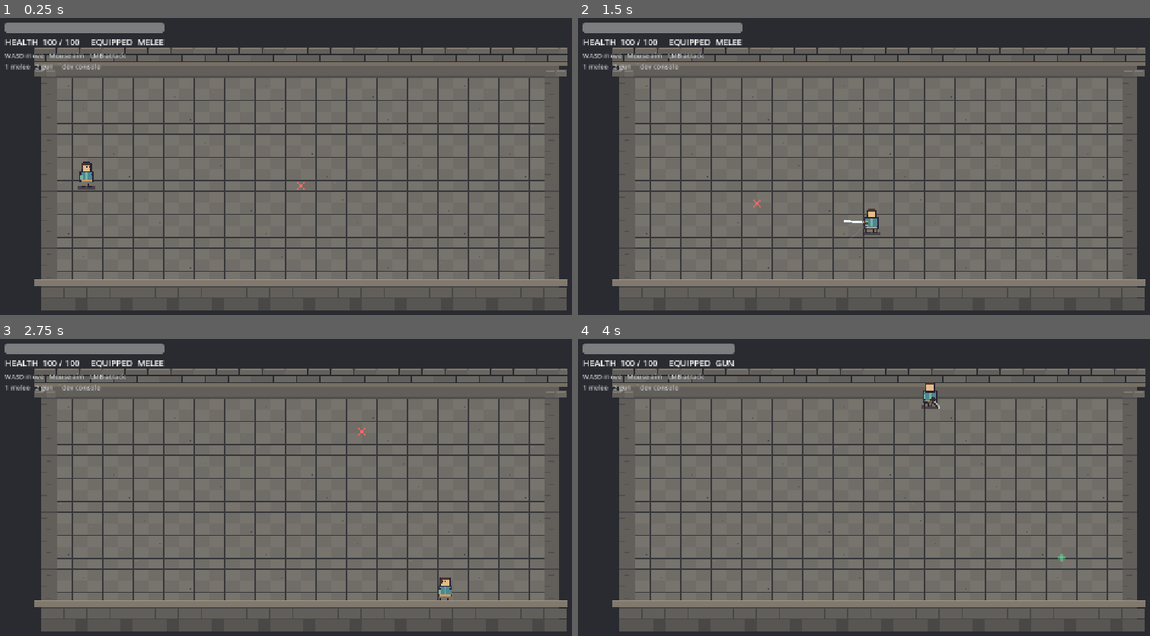
Above: before the commit, frames 1-4 (two rows, left to right).
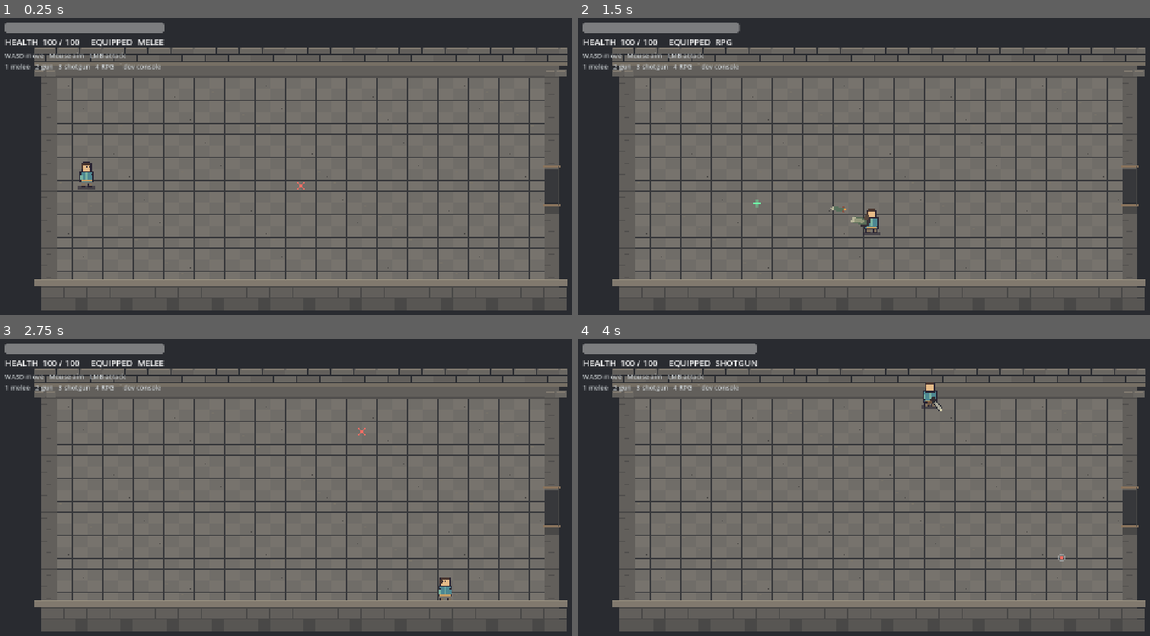
Above: after the commit, the same moments.

Repository: manbeast945/Cmbat_Mechs
Game: Godot game, scene res://scenes/arena.tscn
Two runs of this game, one before a commit and one after it. Both use one fixed random seed, a clock stepped at 60 frames per second and the inputs below.
Inputs (mouse positions are in pixels of both pictures, inside the frame that each line leads up to):
- Up to frame 1 (0.25 s): no input
- Up to frame 2 (1.5 s): tap Enter at 0.5 s; move the mouse to (1012, 169) at 0.52 s; hold D 0.53-1.28 s; hold 3 0.53-1.28 s; click (1012, 169) at 0.67 s; tap Space at 0.77 s; tap 4 at 0.8, 1.35 s; move the mouse to (755, 202) at 1.27 s; hold S from 1.28 s (still down); click (755, 202) at 1.42 s
- Up to frame 3 (2.75 s): tap Space at 1.52, 2 s; tap 1 at 1.55 s; move the mouse to (360, 431) at 2.02 s; release S at 2.03 s; hold D from 2.03 s (still down); hold 1 from 2.03 s (still down); click (360, 431) at 2.17 s; tap 2 at 2.3 s
- Up to frame 4 (4 s): move the mouse to (846, 576) at 2.77 s; release D at 2.78 s; release 1 at 2.78 s; hold W 2.78-3.53 s; tap 2 at 2.85 s; click (846, 576) at 2.92 s; tap Space at 3.02, 3.77 s; tap 3 at 3.05 s; move the mouse to (1064, 558) at 3.52 s; hold A from 3.53 s (still down); hold 3 from 3.53 s (still down); click (1064, 558) at 3.67 s; tap 4 at 3.8 s

The runs differ from the first frame. In frame 1, 0.5% of the frame differs, in the area x 10-99%, y 15-66%; in frame 2, 0.8%; in frame 3, 0.5%; in frame 4, 0.8%, in the area x 10-99%, y 1-75%.

Commit message:
add endless wave room and weapon hotkeys

Diff:
--- a/Cmbat_Mechs/scripts/arena.gd
+++ b/Cmbat_Mechs/scripts/arena.gd
@@ -8,25 +8,34 @@
 const BRUTE_SCENE: PackedScene = preload("res://scenes/brute.tscn")
 const JUMPER_SCENE: PackedScene = preload("res://scenes/jumper.tscn")
 const STICKER_SCENE: PackedScene = preload("res://scenes/sticker.tscn")
+const TEST_ROOM_SCENE: PackedScene = preload("res://scenes/test_room.tscn")
+const WAVE_ROOM_SCENE: PackedScene = preload("res://scenes/wave_room.tscn")
 const HUD_SCENE: PackedScene = preload("res://scenes/hud.tscn")
 const DEV_CONSOLE_SCRIPT = preload("res://Cmbat_Mechs/scripts/dev_console.gd")
 
 @export_range(0.1, 4.0, 0.1) var prototype_time_scale := 2.0
 
-@onready var test_room: CombatTestRoom = $TestRoom
-
 var actor_layer: Node2D
+var room_container: Node2D
+var front_wall: Node2D
+var current_room: CombatTestRoom
+var player: CombatPlayer
+var enemy_scenes: Dictionary = {}
+var console: CombatDevConsole
+var transition_pending := false
 var previous_time_scale := 1.0
 
 func _ready() -> void:
 	previous_time_scale = Engine.time_scale
 	Engine.time_scale = prototype_time_scale
-	actor_layer = test_room.actor_container()
-	var player: CombatPlayer = PLAYER_SCENE.instantiate()
+	room_container = $RoomContainer
+	actor_layer = $Actors
+	front_wall = $Actors/FrontWall
+	player = PLAYER_SCENE.instantiate()
 	player.position = Vector2(190.0, 360.0)
 	actor_layer.add_child(player)
 
-	var enemy_scenes := {
+	enemy_scenes = {
 		"slime": SLIME_SCENE,
 		"zombie": ZOMBIE_SCENE,
 		"runner": RUNNER_SCENE,
@@ -40,9 +49,49 @@
 	add_child(hud)
 	hud.bind_player(player)
 
-	var console = DEV_CONSOLE_SCRIPT.new()
+	console = DEV_CONSOLE_SCRIPT.new()
 	add_child(console)
 	console.configure(enemy_scenes, actor_layer, player)
+	_activate_room(TEST_ROOM_SCENE, Vector2(190.0, 360.0))
+
+func _activate_room(room_scene: PackedScene, player_position: Vector2) -> void:
+	var room := room_scene.instantiate() as CombatTestRoom
+	if room == null:
+		push_error("Could not instantiate combat room scene.")
+		return
+	current_room = room
+	room_container.add_child(current_room)
+	current_room.doorway_entered.connect(_on_doorway_entered)
+	player.position = player_position
+	if current_room is CombatWaveRoom:
+		(current_room as CombatWaveRoom).configure(enemy_scenes, actor_layer, player)
+	console.configure(enemy_scenes, actor_layer, player)
+
+func _on_doorway_entered(door_side: int) -> void:
+	if transition_pending:
+		return
+	transition_pending = true
+	var entering_wave_room := door_side == CombatTestRoom.DoorSide.RIGHT
+	call_deferred("_swap_room", entering_wave_room)
+
+func _swap_room(entering_wave_room: bool) -> void:
+	if current_room == null or not is_instance_valid(current_room):
+		transition_pending = false
+		return
+	_clear_room_actors()
+	room_container.remove_child(current_room)
+	current_room.queue_free()
+	var destination_scene := WAVE_ROOM_SCENE if entering_wave_room else TEST_ROOM_SCENE
+	var destination_position := Vector2(180.0, 360.0) if entering_wave_room else Vector2(1100.0, 360.0)
+	_activate_room(destination_scene, destination_position)
+	transition_pending = false
+
+func _clear_room_actors() -> void:
+	for actor: Node in actor_layer.get_children():
+		if actor == player or actor == front_wall:
+			continue
+		actor_layer.remove_child(actor)
+		actor.queue_free()
 
 func _exit_tree() -> void:
 	Engine.time_scale = previous_time_scale
--- a/Cmbat_Mechs/scripts/hud.gd
+++ b/Cmbat_Mechs/scripts/hud.gd
@@ -27,7 +27,7 @@
 	panel.add_child(status_label)
 
 	hint_label = Label.new()
-	hint_label.text = "WASD move   Mouse aim   LMB attack\n1 melee   2 gun   ` dev console"
+	hint_label.text = "WASD move   Mouse aim   LMB attack\n1 melee   2 gun   3 shotgun   4 RPG   ` dev console"
 	hint_label.modulate = Color(0.78, 0.8, 0.81)
 	hint_label.add_theme_font_size_override("font_size", 14)
 	panel.add_child(hint_label)
--- a/Cmbat_Mechs/scripts/player.gd
+++ b/Cmbat_Mechs/scripts/player.gd
@@ -62,9 +62,13 @@
 	move_and_slide()
 
 	if Input.is_key_pressed(KEY_1):
-		equip(0)
+		equip_weapon_by_name("melee")
 	elif Input.is_key_pressed(KEY_2):
-		equip(1)
+		equip_weapon_by_name("gun")
+	elif Input.is_key_pressed(KEY_3):
+		equip_weapon_by_name("shotgun")
+	elif Input.is_key_pressed(KEY_4):
+		equip_weapon_by_name("rpg")
 
 	var attack_down := Input.is_mouse_button_pressed(MOUSE_BUTTON_LEFT)
 	if attack_down and not was_attack_down:
--- a/Cmbat_Mechs/scripts/room_visuals.gd
+++ b/Cmbat_Mechs/scripts/room_visuals.gd
@@ -1,6 +1,8 @@
 extends Node2D
 
 const FLOOR_RECT := Rect2(Vector2(128.0, 132.0), Vector2(1024.0, 440.0))
+const DOOR_CENTER_Y := 360.0
+const DOOR_OPENING_HEIGHT := 80.0
 const TILE_WIDTH := 32
 const TILE_HEIGHT := 24
 
@@ -21,6 +23,9 @@
 
 func _draw_floor() -> void:
 	draw_rect(FLOOR_RECT, GROUT)
+	# Continue the floor through either side doorway so the passage reads as open.
+	draw_rect(Rect2(Vector2(96.0, DOOR_CENTER_Y - 36.0), Vector2(32.0, 72.0)), GROUT)
+	draw_rect(Rect2(Vector2(1152.0, DOOR_CENTER_Y - 36.0), Vector2(32.0, 72.0)), GROUT)
 	var rows := int(FLOOR_RECT.size.y / TILE_HEIGHT)
 	var columns := int(FLOOR_RECT.size.x / TILE_WIDTH)
 	for row in range(rows):
@@ -43,18 +48,39 @@
 	draw_rect(Rect2(Vector2(96.0, 128.0), Vector2(1088.0, 4.0)), STONE_DARK)
 
 func _draw_side_walls() -> void:
-	draw_rect(Rect2(Vector2(96.0, 132.0), Vector2(32.0, 456.0)), WALL_SIDE)
-	draw_rect(Rect2(Vector2(1152.0, 132.0), Vector2(32.0, 456.0)), WALL_SIDE)
+	var room := get_parent() as CombatTestRoom
+	var left_has_door := room != null and room.door_side == CombatTestRoom.DoorSide.LEFT
+	var right_has_door := room != null and room.door_side == CombatTestRoom.DoorSide.RIGHT
+	_draw_side_wall(96.0, left_has_door)
+	_draw_side_wall(1152.0, right_has_door)
 	_draw_brick_course(Vector2(80.0, 116.0), Vector2(48.0, 16.0), 24, 0)
 	_draw_brick_course(Vector2(1152.0, 116.0), Vector2(48.0, 16.0), 24, 0)
+	if left_has_door:
+		_draw_door_frame(96.0)
+	if right_has_door:
+		_draw_door_frame(1152.0)
+
+func _draw_side_wall(x: float, has_door: bool) -> void:
+	var opening_top := DOOR_CENTER_Y - DOOR_OPENING_HEIGHT * 0.5
+	var opening_bottom := DOOR_CENTER_Y + DOOR_OPENING_HEIGHT * 0.5
+	if has_door:
+		draw_rect(Rect2(Vector2(x, 132.0), Vector2(32.0, opening_top - 132.0)), WALL_SIDE)
+		draw_rect(Rect2(Vector2(x, opening_bottom), Vector2(32.0, 588.0 - opening_bottom)), WALL_SIDE)
+	else:
+		draw_rect(Rect2(Vector2(x, 132.0), Vector2(32.0, 456.0)), WALL_SIDE)
 	for row in range(19):
 		var y := 132.0 + float(row * 24)
-		var left_offset := 0.0 if row % 2 == 0 else 8.0
-		var right_offset := 0.0 if row % 2 == 0 else 8.0
-		draw_rect(Rect2(Vector2(96.0, y), Vector2(32.0, 23.0)), WALL_FACE)
-		draw_rect(Rect2(Vector2(96.0 + left_offset, y + 11.0), Vector2(12.0, 2.0)), Color("514f4d"))
-		draw_rect(Rect2(Vector2(1152.0, y), Vector2(32.0, 23.0)), WALL_FACE)
-		draw_rect(Rect2(Vector2(1152.0 + right_offset, y + 11.0), Vector2(12.0, 2.0)), Color("514f4d"))
+		if has_door and y >= opening_top and y < opening_bottom:
+			continue
+		var offset := 0.0 if row % 2 == 0 else 8.0
+		draw_rect(Rect2(Vector2(x, y), Vector2(32.0, 23.0)), WALL_FACE)
+		draw_rect(Rect2(Vector2(x + offset, y + 11.0), Vector2(12.0, 2.0)), Color("514f4d"))
+
+func _draw_door_frame(x: float) -> void:
+	var frame := Color("8a745d")
+	draw_rect(Rect2(Vector2(x - 2.0, DOOR_CENTER_Y - 43.0), Vector2(36.0, 5.0)), frame)
+	draw_rect(Rect2(Vector2(x - 2.0, DOOR_CENTER_Y + 38.0), Vector2(36.0, 5.0)), frame)
+	draw_rect(Rect2(Vector2(x + 28.0, DOOR_CENTER_Y - 40.0), Vector2(4.0, 80.0)), WALL_SIDE)
 
 func _draw_brick_course(position: Vector2, size: Vector2, brick_width: int, offset: int) -> void:
 	var brick_count := int(ceil((size.x + float(offset)) / float(brick_width)))
--- a/Cmbat_Mechs/scripts/test_room.gd
+++ b/Cmbat_Mechs/scripts/test_room.gd
@@ -1,16 +1,49 @@
 extends Node2D
 class_name CombatTestRoom
 
-@onready var actors: Node2D = $Actors
+enum DoorSide { LEFT, RIGHT }
+
+signal doorway_entered(door_side: int)
+
+const DOOR_CENTER_Y := 360.0
+const DOOR_OPENING_HEIGHT := 80.0
+
+@export var door_side: DoorSide = DoorSide.RIGHT
 
 func _ready() -> void:
 	_create_wall(Rect2(Vector2(96.0, 100.0), Vector2(1088.0, 32.0)))
-	_create_wall(Rect2(Vector2(96.0, 132.0), Vector2(32.0, 456.0)))
-	_create_wall(Rect2(Vector2(1152.0, 132.0), Vector2(32.0, 456.0)))
+	_create_side_wall(96.0, door_side == DoorSide.LEFT)
+	_create_side_wall(1152.0, door_side == DoorSide.RIGHT)
 	_create_wall(Rect2(Vector2(128.0, 572.0), Vector2(1024.0, 32.0)))
+	_create_door_trigger()
 
-func actor_container() -> Node2D:
-	return actors
+func _create_side_wall(x: float, has_door: bool) -> void:
+	if not has_door:
+		_create_wall(Rect2(Vector2(x, 132.0), Vector2(32.0, 456.0)))
+		return
+	var opening_top := DOOR_CENTER_Y - DOOR_OPENING_HEIGHT * 0.5
+	var opening_bottom := DOOR_CENTER_Y + DOOR_OPENING_HEIGHT * 0.5
+	_create_wall(Rect2(Vector2(x, 132.0), Vector2(32.0, opening_top - 132.0)))
+	_create_wall(Rect2(Vector2(x, opening_bottom), Vector2(32.0, 588.0 - opening_bottom)))
+
+func _create_door_trigger() -> void:
+	var doorway := Area2D.new()
+	doorway.name = "RoomDoorway"
+	doorway.collision_layer = 0
+	doorway.collision_mask = 1
+	var doorway_x := 110.0 if door_side == DoorSide.LEFT else 1170.0
+	doorway.position = Vector2(doorway_x, DOOR_CENTER_Y)
+	var collision := CollisionShape2D.new()
+	var shape := RectangleShape2D.new()
+	shape.size = Vector2(54.0, DOOR_OPENING_HEIGHT - 8.0)
+	collision.shape = shape
+	doorway.add_child(collision)
+	doorway.body_entered.connect(_on_doorway_body_entered)
+	add_child(doorway)
+
+func _on_doorway_body_entered(body: Node2D) -> void:
+	if body.is_in_group("player"):
+		doorway_entered.emit(door_side)
 
 func _create_wall(rect: Rect2) -> void:
 	var wall := StaticBody2D.new()
--- /dev/null
+++ b/Cmbat_Mechs/scripts/wave_room.gd
@@ -0,0 +1,94 @@
+extends CombatTestRoom
+class_name CombatWaveRoom
+
+@export_range(2, 5, 1) var minimum_enemies_per_wave := 6
+@export_range(2, 5, 1) var maximum_enemies_per_wave := 15
+@export_range(0.1, 10.0, 0.1) var next_wave_delay_seconds := 1.5
+
+const SPAWN_BOUNDS := Rect2(Vector2(176.0, 176.0), Vector2(928.0, 352.0))
+const PLAYER_CLEARANCE := 150.0
+const ENEMY_CLEARANCE := 48.0
+const MAX_POSITION_ATTEMPTS := 100
+
+var enemy_scenes: Dictionary = {}
+var actor_layer: Node2D
+var player: CombatPlayer
+var current_wave_enemies: Array[CombatEnemy] = []
+var batch_started := false
+var waiting_for_next_wave := false
+var next_wave_time_left := 0.0
+
+func configure(available_enemy_scenes: Dictionary, actors: Node2D, combat_player: CombatPlayer) -> void:
+	enemy_scenes = available_enemy_scenes
+	actor_layer = actors
+	player = combat_player
+	_spawn_wave()
+
+func _process(delta: float) -> void:
+	if not batch_started or player == null or not is_instance_valid(player) or player.is_defeated:
+		return
+	_prune_enemy_list()
+	if not current_wave_enemies.is_empty():
+		return
+	if not waiting_for_next_wave:
+		waiting_for_next_wave = true
+		next_wave_time_left = maxf(0.0, next_wave_delay_seconds)
+		return
+	next_wave_time_left -= delta
+	if next_wave_time_left <= 0.0:
+		waiting_for_next_wave = false
+		_spawn_wave()
+
+func _spawn_wave() -> void:
+	if enemy_scenes.is_empty() or actor_layer == null or player == null or not is_instance_valid(player):
+		return
+	var enemy_names: Array = enemy_scenes.keys()
+	if enemy_names.is_empty():
+		return
+	var low_count := mini(minimum_enemies_per_wave, maximum_enemies_per_wave)
+	var high_count := maxi(minimum_enemies_per_wave, maximum_enemies_per_wave)
+	var group_size := randi_range(low_count, high_count)
+	var placed_positions: Array[Vector2] = []
+	current_wave_enemies.clear()
+	for _index in range(group_size):
+		var enemy_name := String(enemy_names[randi_range(0, enemy_names.size() - 1)])
+		var enemy_scene: PackedScene = enemy_scenes[enemy_name]
+		var enemy := enemy_scene.instantiate() as CombatEnemy
+		if enemy == null:
+			push_warning("Wave room could not instantiate enemy '%s'." % enemy_name)
+			continue
+		enemy.player = player
+		if enemy is CombatSlime:
+			(enemy as CombatSlime).skip_initial_spawn_spacing = true
+		enemy.position = _choose_spawn_position(placed_positions)
+		placed_positions.append(enemy.position)
+		actor_layer.add_child(enemy)
+		current_wave_enemies.append(enemy)
+	batch_started = not current_wave_enemies.is_empty()
+	waiting_for_next_wave = false
+
+func _choose_spawn_position(placed_positions: Array[Vector2]) -> Vector2:
+	var best_candidate := SPAWN_BOUNDS.get_center()
+	var best_clearance := -1.0
+	for _attempt in range(MAX_POSITION_ATTEMPTS):
+		var candidate := Vector2(
+			randf_range(SPAWN_BOUNDS.position.x, SPAWN_BOUNDS.end.x),
+			randf_range(SPAWN_BOUNDS.position.y, SPAWN_BOUNDS.end.y)
+		)
+		var player_distance := candidate.distance_to(player.global_position)
+		var nearest_enemy_distance := INF
+		for placed_position: Vector2 in placed_positions:
+			nearest_enemy_distance = minf(nearest_enemy_distance, candidate.distance_to(placed_position))
+		var clearance := minf(player_distance, nearest_enemy_distance)
+		if clearance > best_clearance:
+			best_clearance = clearance
+			best_candidate = candidate
+		if player_distance >= PLAYER_CLEARANCE and nearest_enemy_distance >= ENEMY_CLEARANCE:
+			return candidate
+	return best_candidate
+
+func _prune_enemy_list() -> void:
+	for index in range(current_wave_enemies.size() - 1, -1, -1):
+		var enemy := current_wave_enemies[index]
+		if not is_instance_valid(enemy) or not enemy.is_inside_tree():
+			current_wave_enemies.remove_at(index)
--- a/scenes/arena.tscn
+++ b/scenes/arena.tscn
@@ -1,9 +1,16 @@
 [gd_scene load_steps=3 format=3]
 
 [ext_resource type="Script" path="res://Cmbat_Mechs/scripts/arena.gd" id="1_arena"]
-[ext_resource type="PackedScene" path="res://scenes/test_room.tscn" id="2_room"]
+[ext_resource type="Script" path="res://Cmbat_Mechs/scripts/front_wall_visual.gd" id="2_front_wall"]
 
 [node name="Arena" type="Node2D"]
 script = ExtResource("1_arena")
 
-[node name="TestRoom" parent="." instance=ExtResource("2_room")]
+[node name="RoomContainer" type="Node2D" parent="."]
+
+[node name="Actors" type="Node2D" parent="."]
+y_sort_enabled = true
+
+[node name="FrontWall" type="Node2D" parent="Actors"]
+position = Vector2(640, 572)
+script = ExtResource("2_front_wall")
--- a/scenes/test_room.tscn
+++ b/scenes/test_room.tscn
@@ -1,18 +1,10 @@
-[gd_scene load_steps=4 format=3]
+[gd_scene load_steps=3 format=3]
 
 [ext_resource type="Script" path="res://Cmbat_Mechs/scripts/test_room.gd" id="1_room"]
 [ext_resource type="Script" path="res://Cmbat_Mechs/scripts/room_visuals.gd" id="2_visuals"]
-[ext_resource type="Script" path="res://Cmbat_Mechs/scripts/front_wall_visual.gd" id="3_front_wall"]
 
 [node name="TestRoom" type="Node2D"]
 script = ExtResource("1_room")
 
 [node name="RoomVisuals" type="Node2D" parent="."]
 script = ExtResource("2_visuals")
-
-[node name="Actors" type="Node2D" parent="."]
-y_sort_enabled = true
-
-[node name="FrontWall" type="Node2D" parent="Actors"]
-position = Vector2(640, 572)
-script = ExtResource("3_front_wall")
--- /dev/null
+++ b/scenes/wave_room.tscn
@@ -0,0 +1,8 @@
+[gd_scene load_steps=3 format=3]
+
+[ext_resource type="PackedScene" path="res://scenes/test_room.tscn" id="1_room"]
+[ext_resource type="Script" path="res://Cmbat_Mechs/scripts/wave_room.gd" id="2_waves"]
+
+[node name="WaveRoom" instance=ExtResource("1_room")]
+script = ExtResource("2_waves")
+door_side = 0
Not shown, added: Cmbat_Mechs/scripts/wave_room.gd.uid
Not shown, changed: README.md
